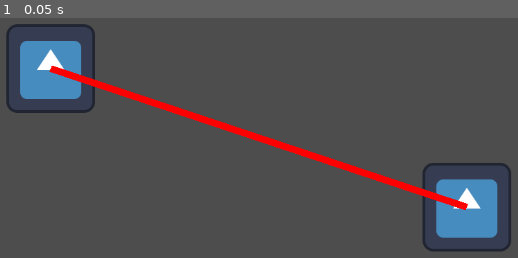
Above: before the commit, frame 1.
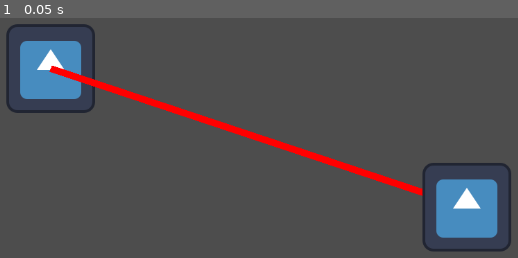
Above: after the commit, the same moment.

Repository: Shykaro/SimulatedAI
Game: Godot game, scene res://Scenes/npc visualization.tscn
The game is run twice, just before and just after one commit, with the same random seed, the same clock (stepped at 60 frames per second) and the same inputs. The engine's default icon, where the game draws it, is replaced by a stand-in: a white triangle on a blue panel in a dark square.
Inputs:
- Up to frame 1 (0.05 s): no input

The runs differ from the first frame. In frame 1, 0.3% of the frame differs, in the area x 81-91%, y 71-80%.
Error in both runs: Trying to assign value of type 'Nil' to a variable of type 'Dictionary'. (res://Scripts/RequestHandler.gd:24)

Commit message:
GameManager init

Diff:
--- a/GodotProject/Scenes/npc visualization.tscn
+++ b/GodotProject/Scenes/npc visualization.tscn
@@ -1,8 +1,12 @@
-[gd_scene load_steps=2 format=3 uid="uid://ce8bkw7m5yo5k"]
+[gd_scene load_steps=3 format=3 uid="uid://ce8bkw7m5yo5k"]
 
+[ext_resource type="Script" path="res://Scripts/GameManager.gd" id="2_eeqxv"]
 [ext_resource type="Script" path="res://Scripts/NPCManager.gd" id="4_5a08b"]
 
 [node name="Game" type="Node2D"]
 
 [node name="NPCManager" type="Node" parent="."]
 script = ExtResource("4_5a08b")
+
+[node name="GameManager" type="Node" parent="."]
+script = ExtResource("2_eeqxv")
--- /dev/null
+++ b/GodotProject/Scripts/GameManager.gd
@@ -0,0 +1,31 @@
+extends Node
+
+var time_count: int = 0
+var hour: int = 1
+# Called when the node enters the scene tree for the first time.
+func _ready():
+	var _npc0: NPC = NPCManager.create_npc("Elong Ma", "llama3", Vector2(200,200))
+	var _npc1: NPC = NPCManager.create_npc("Marie", "llama3", Vector2(800,400))
+	get_tree().get_root().get_node("/root/Game/NPCManager").add_child(_npc0)
+	get_tree().get_root().get_node("/root/Game/NPCManager").add_child(_npc1)
+	#create_npc("Jeff", "phi", 6,  Vector2(800,200))
+	#create_npc("Lara", "phi", 8,  Vector2(200,400))
+	_npc0.check_for_npc_available() #starts test run of conversation
+
+
+# Called every frame. 'delta' is the elapsed time since the previous frame.
+func _process(delta):
+	time_count += 1
+	if(time_count==150000000): time_count = 0 #so that int doesnt overflow
+	if(time_count%500==0):
+		_hourly_event()
+		#print(".")
+
+
+func _hourly_event():
+	#do something
+	#for _npc: NPC in NPCManager.npc_list:
+		#_npc.request_answer("You are "+ _npc.name + ". It's "+str(hour)+"o'clock. What are you doing right now?")
+	hour += 1
+	if(hour==25): hour = 1
+	pass
--- a/GodotProject/Scripts/NPCManager.gd
+++ b/GodotProject/Scripts/NPCManager.gd
@@ -8,12 +8,6 @@
 func _ready():
 	print("DEBUG: instantiating NPCs...")
 	npc_scene = load("res://Scenes/npc.tscn")
-	create_npc("Elong Ma", "starling-lm", Vector2(200,200))
-	#create_npc("Jeff", "phi", 6,  Vector2(800,200))
-	#create_npc("Lara", "phi", 8,  Vector2(200,400))
-	var _npc: NPC = create_npc("Marie", "starling-lm", Vector2(800,400))
-	_npc.check_for_npc_available()
-
 
 static func get_npc_by_id(_id: int):
 	for i in range(npc_list.size()):
@@ -21,12 +15,11 @@
 			print(npc_list[i].name)
 			return npc_list[i]
 
-func create_npc(_given_name: String, _given_llm: String, _given_position: Vector2):
+static func create_npc(_given_name: String, _given_llm: String, _given_position: Vector2):
 	var _npc: NPC = npc_scene.instantiate()
 	_npc.name = _given_name
 	_npc.associated_llm = _given_llm
 	npc_list.append(_npc)
 	_npc.position = _given_position
-	self.add_child(_npc)
 	_npc.start()
 	return _npc
